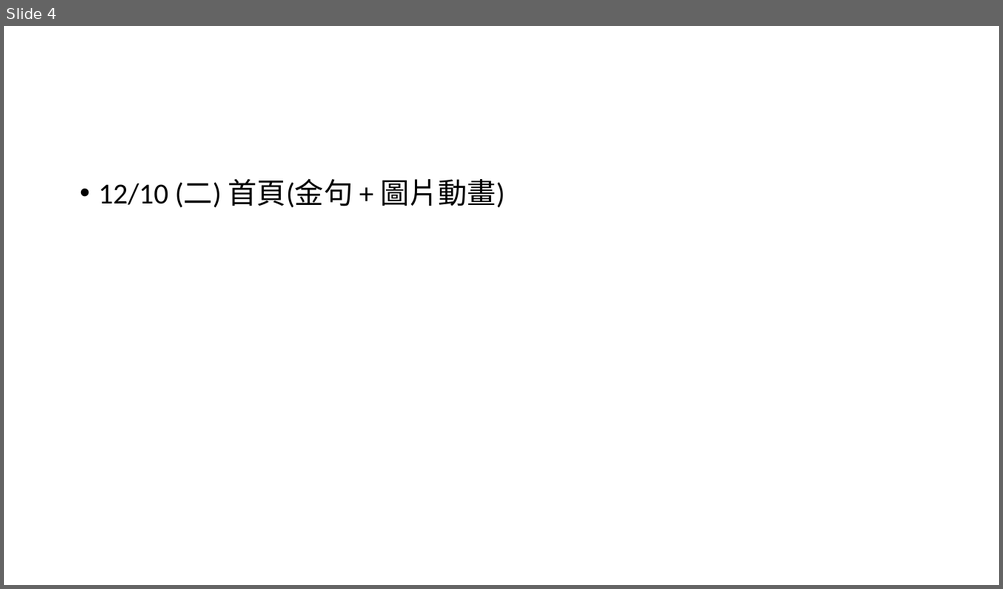
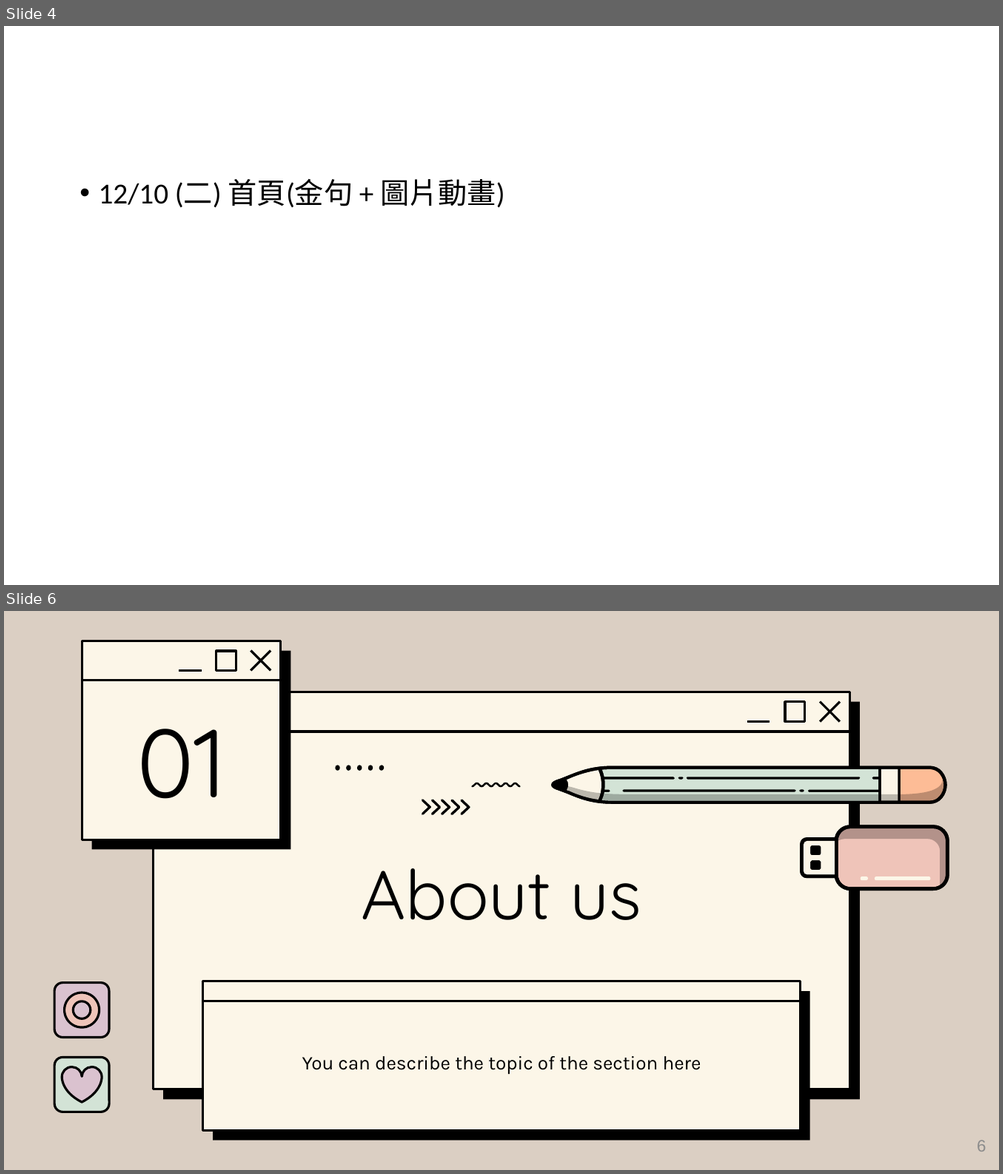
Before and after one commit to tim93009/iSpan_Midterm-Project, a slide deck: 簡報檔/midterm project_chang.pptx. Shown one above the other, each under a label of ours: slide 4 before the commit, slides 4 and 6 after it; the slides between them are not shown. The pictures are 1003x589 and 1003x1174 pixels, drawn with LibreOffice and Linux fonts; fonts in the diff are those of the drawing; background and template pictures are left out. Boxes give left, top, right and bottom in pixels: in the first picture for what was removed or moved away, otherwise in the second. Text is boxed around its words. In the diff, an @@ line names an element or a change of style, - is before the commit and + after.

```diff
--- a/簡報檔/midterm project_chang.pptx
+++ b/簡報檔/midterm project_chang.pptx
@@ slide 6 added at [4,611,999,1170], background #DBCFC3 @@
@@ group added at [82,641,291,850]: 4 lines, 2 rounded rectangles, 1 rectangle @@
@@ group added at [153,692,859,1099]: 4 lines, 2 rounded rectangles, 1 rectangle @@
@@ title added at [136,729,226,799], 93.3 pt, text #000000 @@
+01
@@ freeform shape added at [336,766,385,772], fill #000000 @@
@@ freeform shape added at [471,782,521,788], fill #000000 @@
@@ group added at [550,766,948,804]: 12 freeform shapes @@
@@ freeform shape added at [421,798,470,816], fill #000000 @@
@@ group added at [800,825,949,891]: 6 freeform shapes @@
@@ title added at [361,869,642,920], 66.7 pt, text #000000 @@
+About us
@@ rounded rectangle added at [55,983,109,1038], fill #DAC2CF, outline #000000 2.25 pt @@
@@ rounded rectangle added at [203,982,800,1131], fill #FCF6E8, outline #000000 2.25 pt @@
@@ donut added at [65,993,99,1028], fill #EFC4B9, outline #000000 2.25 pt @@
@@ line added from (203, 1001) to (800, 1001), #000000 2.25 pt @@
@@ rounded rectangle added at [213,991,810,1141], fill #000000 @@
@@ rounded rectangle added at [55,1058,109,1113], fill #D3E3D6, outline #000000 2.25 pt @@
@@ freeform shape added at [62,1068,102,1102], fill #DAC2CF, outline #000000 2.25 pt @@
@@ subtitle added at [302,1056,701,1074], 18.7 pt, text #000000 @@
+You can describe the topic of the section here
@@ page number added at [976,1140,985,1152], 16 pt, text #8C8C8C @@
+6
```
Also in this commit, not shown: 3 other slides added, 1 other file.
